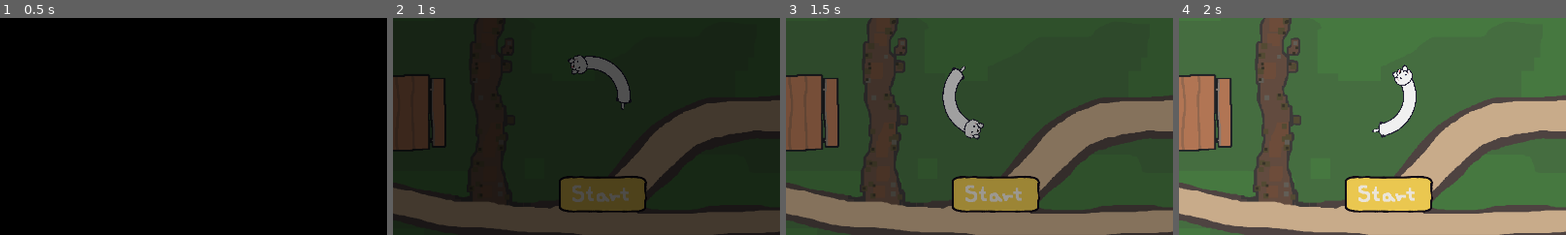
Above: before the commit, frames 1-4 (left to right).
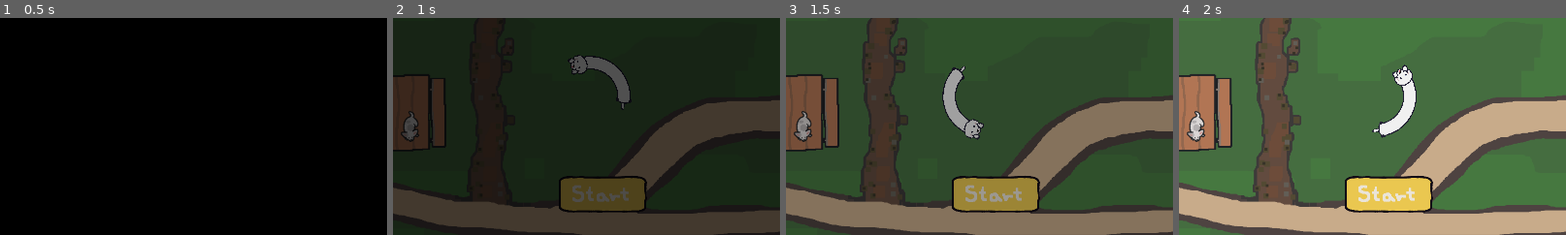
Above: after the commit, the same moments.

Repository: EsasHG/notsnake
Game: Godot game, scene res://Scenes/SceneAgain.tscn
The game is run twice, just before and just after one commit, with the same random seed, the same clock (stepped at 60 frames per second) and the same inputs.
Inputs (mouse positions are % of the whole screen's width and height, from its top left):
- Up to frame 1 (0.5 s): no input
- Up to frame 2 (1 s): click (51, 86) at 0.5 s
- Up to frame 3 (1.5 s): click (51, 86) at 1.25 s
- Up to frame 4 (2 s): no input
The pictures show only the part of the screen within x 24-74%, y 47-96%; the shares and areas given below are measured in that part.

Frame 1 is identical in both runs. In frame 2, 0.4% of the frame differs, in the area x 2-7%, y 42-58%; in frame 3, 0.4%; in frame 4, 0.4%.

Commit message:
added two more dogs
- cool!!

Diff:
--- /dev/null
+++ b/Assets/Animations/angryDogAnim.tres
@@ -0,0 +1,41 @@
+[gd_resource type="SpriteFrames" load_steps=6 format=3 uid="uid://dtci15yb371cm"]
+
+[ext_resource type="Texture2D" uid="uid://c87o2mnll85xe" path="res://Assets/Obstacles/NPC_dogs/rottweiller_angryface.png" id="1_6vh43"]
+[ext_resource type="Texture2D" uid="uid://b2b7gnhbdr4tr" path="res://Assets/Obstacles/NPC_dogs/rottweiller_frame1.png" id="2_m8e0g"]
+[ext_resource type="Texture2D" uid="uid://dota2bmufaipa" path="res://Assets/Obstacles/NPC_dogs/rottweiller_frame2.png" id="3_qxslw"]
+[ext_resource type="Texture2D" uid="uid://dwo433nurk147" path="res://Assets/Obstacles/NPC_dogs/rottweiller_frame3.png" id="4_4lf12"]
+[ext_resource type="Texture2D" uid="uid://bu28c5wcvqhrh" path="res://Assets/Obstacles/NPC_dogs/rottweiller_frame4.png" id="5_da6sf"]
+
+[resource]
+animations = [{
+"frames": [{
+"duration": 1.0,
+"texture": ExtResource("1_6vh43")
+}],
+"loop": true,
+"name": &"angry",
+"speed": 5.0
+}, {
+"frames": [{
+"duration": 1.0,
+"texture": ExtResource("2_m8e0g")
+}, {
+"duration": 1.0,
+"texture": ExtResource("3_qxslw")
+}, {
+"duration": 1.0,
+"texture": ExtResource("4_4lf12")
+}, {
+"duration": 1.0,
+"texture": ExtResource("5_da6sf")
+}, {
+"duration": 1.0,
+"texture": ExtResource("4_4lf12")
+}, {
+"duration": 1.0,
+"texture": ExtResource("3_qxslw")
+}],
+"loop": true,
+"name": &"default",
+"speed": 12.0
+}]
--- a/Scenes/SceneAgain.tscn
+++ b/Scenes/SceneAgain.tscn
@@ -10,6 +10,8 @@
 [ext_resource type="PackedScene" uid="uid://jdiyiwxj7kh0" path="res://Scenes/main_menu.tscn" id="9_vbmn1"]
 [ext_resource type="PackedScene" uid="uid://bob8kh4co86nl" path="res://Scenes/Tree_4.tscn" id="10_t73dl"]
 [ext_resource type="PackedScene" uid="uid://bmdwqot80pmgt" path="res://Scenes/Running_dog.tscn" id="11_77w4f"]
+[ext_resource type="PackedScene" uid="uid://dnq1hhrmswccv" path="res://Scenes/chiweewee.tscn" id="11_vsml2"]
+[ext_resource type="PackedScene" uid="uid://c0h220kvrr0mb" path="res://Scenes/angry_dog.tscn" id="12_msgav"]
 [ext_resource type="PackedScene" uid="uid://clgtvb1djen1s" path="res://Scenes/bench.tscn" id="13_y4fym"]
 [ext_resource type="PackedScene" uid="uid://cek8fr66labht" path="res://Scenes/fountain.tscn" id="14_518u0"]
 [ext_resource type="Script" path="res://Scripts/DogCrackerSpawner.gd" id="14_lwrxm"]
@@ -164,6 +166,12 @@
 position = Vector2(560, 137)
 scale = Vector2(0.468075, 0.468075)
 
+[node name="Chiweewee" parent="World" instance=ExtResource("11_vsml2")]
+position = Vector2(-514, 166)
+
+[node name="AngryDog" parent="World" instance=ExtResource("12_msgav")]
+position = Vector2(847, -274)
+
 [node name="CanvasLayer" type="CanvasLayer" parent="."]
 
 [node name="Gui" type="Control" parent="CanvasLayer"]
--- /dev/null
+++ b/Scenes/angry_dog.tscn
@@ -0,0 +1,23 @@
+[gd_scene load_steps=5 format=3 uid="uid://c0h220kvrr0mb"]
+
+[ext_resource type="Script" path="res://Scripts/angry_dog.gd" id="1_u6g5v"]
+[ext_resource type="SpriteFrames" uid="uid://dtci15yb371cm" path="res://Assets/Animations/angryDogAnim.tres" id="2_py7at"]
+[ext_resource type="AudioStream" uid="uid://i378i3hla5nk" path="res://Assets/Sound/bark_looping.wav" id="3_2mjkq"]
+
+[sub_resource type="RectangleShape2D" id="RectangleShape2D_xavxj"]
+size = Vector2(65, 160)
+
+[node name="AngryDog" type="Area2D"]
+script = ExtResource("1_u6g5v")
+
+[node name="CollisionShape2D" type="CollisionShape2D" parent="."]
+position = Vector2(0.5, 20)
+shape = SubResource("RectangleShape2D_xavxj")
+
+[node name="AnimatedSprite2D" type="AnimatedSprite2D" parent="."]
+sprite_frames = ExtResource("2_py7at")
+frame_progress = 0.437095
+
+[node name="AudioStreamPlayer2D" type="AudioStreamPlayer2D" parent="."]
+stream = ExtResource("3_2mjkq")
+pitch_scale = 0.65
--- /dev/null
+++ b/Scenes/chiweewee.tscn
@@ -0,0 +1,42 @@
+[gd_scene load_steps=7 format=3 uid="uid://dnq1hhrmswccv"]
+
+[ext_resource type="Script" path="res://Scripts/angry_dog.gd" id="1_bkt5k"]
+[ext_resource type="Texture2D" uid="uid://corpw8wghq02i" path="res://Assets/Obstacles/NPC_dogs/chiweewee_2.png" id="1_snvbi"]
+[ext_resource type="Texture2D" uid="uid://1cnr858o0wj2" path="res://Assets/Obstacles/NPC_dogs/chiweewee_1.png" id="2_b1v44"]
+[ext_resource type="AudioStream" uid="uid://i378i3hla5nk" path="res://Assets/Sound/bark_looping.wav" id="4_3h6uo"]
+
+[sub_resource type="RectangleShape2D" id="RectangleShape2D_8dfl1"]
+size = Vector2(20, 42)
+
+[sub_resource type="SpriteFrames" id="SpriteFrames_eip46"]
+animations = [{
+"frames": [{
+"duration": 1.0,
+"texture": ExtResource("1_snvbi")
+}],
+"loop": true,
+"name": &"angry",
+"speed": 5.0
+}, {
+"frames": [{
+"duration": 1.0,
+"texture": ExtResource("2_b1v44")
+}],
+"loop": true,
+"name": &"default",
+"speed": 5.0
+}]
+
+[node name="Chiweewee" type="Area2D"]
+script = ExtResource("1_bkt5k")
+
+[node name="CollisionShape2D" type="CollisionShape2D" parent="."]
+position = Vector2(0, 3)
+shape = SubResource("RectangleShape2D_8dfl1")
+
+[node name="AnimatedSprite2D" type="AnimatedSprite2D" parent="."]
+sprite_frames = SubResource("SpriteFrames_eip46")
+
+[node name="AudioStreamPlayer2D" type="AudioStreamPlayer2D" parent="."]
+stream = ExtResource("4_3h6uo")
+pitch_scale = 1.4
--- /dev/null
+++ b/Scripts/angry_dog.gd
@@ -0,0 +1,29 @@
+extends Area2D
+
+@onready var player : Node2D = get_tree().root.find_child("PlayerDog", true, false)
+
+var distThreshold = 250
+var playerCrossedThreshold = false
+# Called when the node enters the scene tree for the first time.
+func _ready() -> void:
+	$AnimatedSprite2D.play("default")
+	pass # Replace with function body.
+
+
+# Called every frame. 'delta' is the elapsed time since the previous frame.
+func _process(delta: float) -> void:
+
+	if(player != null && global_position.distance_squared_to(player.global_position) < distThreshold* distThreshold):
+		if(!playerCrossedThreshold):
+			playerCrossedThreshold = true
+			$AnimatedSprite2D.play("angry")
+			$AudioStreamPlayer2D.play()
+	elif(player != null):
+		if(playerCrossedThreshold):
+			playerCrossedThreshold = false
+			$AnimatedSprite2D.play("default")
+			$AudioStreamPlayer2D.stop()
+	elif(player == null):
+		player = get_tree().root.find_child("PlayerDog", true, false)
+
+	pass
--- a/Scripts/main_menu.gd
+++ b/Scripts/main_menu.gd
@@ -69,7 +69,8 @@
 			activeBubbleTween.pause()
 			activeBubbleTween.custom_step(1.0)
 		else:
-			activeBubbleTimer.time_left = 0
+			if(activeBubbleTimer != null):
+				activeBubbleTimer.time_left = 0
 		skip = true
 
 
Not shown, added: Assets/Obstacles/NPC_dogs/chiweewee_1.png.import
Not shown, added: Assets/Obstacles/NPC_dogs/chiweewee_2.png.import
Not shown, added: Assets/Obstacles/NPC_dogs/rottweiller_BASEframe.png.import
Not shown, added: Assets/Obstacles/NPC_dogs/rottweiller_angryface.png.import
Not shown, added: Assets/Obstacles/NPC_dogs/rottweiller_frame1.png.import
Not shown, added: Assets/Obstacles/NPC_dogs/rottweiller_frame2.png.import
Not shown, added: Assets/Obstacles/NPC_dogs/rottweiller_frame3.png.import
Not shown, added: Assets/Obstacles/NPC_dogs/rottweiller_frame4.png.import
Not shown, added: Assets/Sound/bark_looping.wav.import
Not shown: 1 places in Scenes/SceneAgain.tscn that only renumber resources
Not shown, added: Assets/Sound/bark_looping.wav
